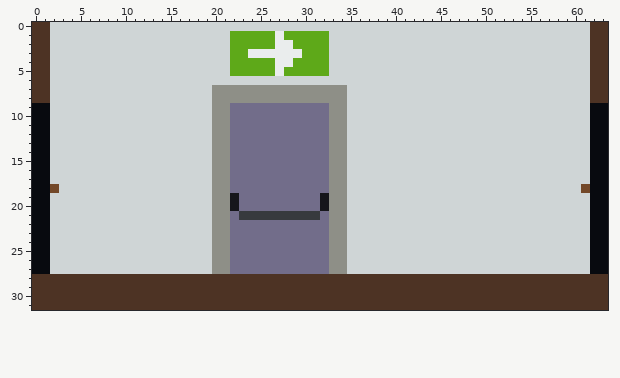
Two states of a pixel-art file, Assets/Resources/Environment/exit_access.aseprite. Above: the version before the commit.
64x32 pixels, 1 frame.
New version:
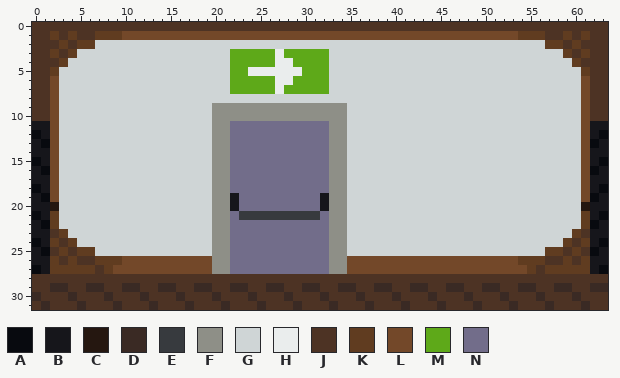
Palette (. is transparent): A #080a0f  B #16161b  C #251710  D #3a2a24  E #373a3e  F #8e8f87  G #cfd5d6  H #eaeded  J #4d3324  K #603c20  L #734829  M #5ea919  N #726d8a
Difference:
layer "Doors" added
Layers "Doors", "Layer 1":
y 0: x 2..61 GGGGGGGGGGGGGGGGGGGGGGGGGGGGGGGGGGGGGGGGGGGGGGGGGGGGGGGGGGGG -> JJJJJJJJJJJJJJJJJJJJJJJJJJJJJJJJJJJJJJJJJJJJJJJJJJJJJJJJJJJJ
y 1: x 2..61 GGGGGGGGGGGGGGGGGGGGMMMMMHMMMMMGGGGGGGGGGGGGGGGGGGGGGGGGGGGG -> KJKJJKKKLLLLLLLLLLLLLLLLLLLLLLLLLLLLLLLLLLLLLLLLLLLLKKKJJKJK
y 2: x 2..6 GGGGG -> JKJKK; x 22..32 MMMMMHHMMMM -> GGGGGGGGGGG; x 57..61 GGGGG -> KKJKJ
y 3: x 2..4 GGG -> KJK; x 24..26 HHH -> MMM; x 28..29 HH -> MM; x 59..61 GGG -> KJK
y 4: x 2..3 GG -> JK; x 60..61 GG -> KJ
y 5: x 2 G -> K; x 24..26 MMM -> HHH; x 28..29 MM -> HH; x 61 G -> K
y 6: x 2 G -> L; x 22..32 GGGGGGGGGGG -> MMMMMHHMMMM; x 61 G -> L
y 7: x 2 G -> L; x 20..34 FFFFFFFFFFFFFFF -> GGMMMMMHMMMMMGG; x 61 G -> L
y 8: x 2 G -> L; x 20..34 FFFFFFFFFFFFFFF -> GGGGGGGGGGGGGGG; x 61 G -> L
y 9..10: x 0..2 AAG -> JJL; x 22..32 NNNNNNNNNNN -> FFFFFFFFFFF; x 61..63 GAA -> LJJ
y 11: x 0..2 AAG -> BBL; x 61..63 GAA -> LBB
y 12: x 1..2 AG -> BL; x 61..62 GA -> LB
y 13: x 0 A -> B; x 2 G -> L; x 61 G -> L; x 63 A -> B
y 14: x 0..2 AAG -> BBL; x 61..63 GAA -> LBB
y 15: x 1..2 AG -> BL; x 61..62 GA -> LB
y 16: x 0 A -> B; x 2 G -> L; x 61 G -> L; x 63 A -> B
y 17: x 0..2 AAG -> BBL; x 61..63 GAA -> LBB
y 18: x 1 A -> B; x 62 A -> B
y 19: x 0 A -> B; x 2 G -> L; x 61 G -> L; x 63 A -> B
y 20: x 0..2 AAG -> BBC; x 61..63 GAA -> CBB
y 21: x 1..2 AG -> BK; x 61..62 GA -> KB
y 22: x 0 A -> B; x 2 G -> K; x 61 G -> K; x 63 A -> B
y 23: x 0..3 AAGG -> BBJK; x 60..63 GGAA -> KJBB
y 24: x 1..4 AGGG -> BKJK; x 59..62 GGGA -> KJKB
y 25: x 0 A -> B; x 2..6 GGGGG -> JKJKK; x 57..61 GGGGG -> KKJKJ; x 63 A -> B
y 26: x 0..19 AAGGGGGGGGGGGGGGGGGG -> BBKJKJJKKKLLLLLLLLLL; x 35..63 GGGGGGGGGGGGGGGGGGGGGGGGGGGAA -> LLLLLLLLLLLLLLLLLLLKKKJJKJKBB
y 27: x 1..19 AGGGGGGGGGGGGGGGGGG -> BKKKKKJKLLLLLLLLLLL; x 35..62 GGGGGGGGGGGGGGGGGGGGGGGGGGGA -> LLLLLLLLLLLLLLLLLLLLKJKKKKKB
y 29: x 2..3 JJ -> DD; x 6..7 JJ -> DD; x 10..11 JJ -> DD; x 14..15 JJ -> DD; x 18..19 JJ -> DD; x 22..23 JJ -> DD; x 26..27 JJ -> DD; x 30..31 JJ -> DD; x 34..35 JJ -> DD; x 38..39 JJ -> DD; x 42..43 JJ -> DD; x 46..47 JJ -> DD; x 50..51 JJ -> DD; x 54..55 JJ -> DD; x 58..59 JJ -> DD; x 62..63 JJ -> DD
y 30: x 0 J -> D; x 4 J -> D; x 8 J -> D; x 12 J -> D; x 16 J -> D; x 20 J -> D; x 24 J -> D; x 28 J -> D; x 32 J -> D; x 36 J -> D; x 40 J -> D; x 44 J -> D; x 48 J -> D; x 52 J -> D; x 56 J -> D; x 60 J -> D
y 31: x 1 J -> D; x 5 J -> D; x 9 J -> D; x 13 J -> D; x 17 J -> D; x 21 J -> D; x 25 J -> D; x 29 J -> D; x 33 J -> D; x 37 J -> D; x 41 J -> D; x 45 J -> D; x 49 J -> D; x 53 J -> D; x 57 J -> D; x 61 J -> D
